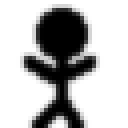
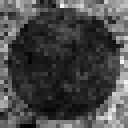
Comparing the layer stacks of the two 128x128 images. Changes:
added layer "Layer" (soft light) above "player.png" over 0, 0, 128, 128
painted on "player.png" over 8, 4, 120, 128
